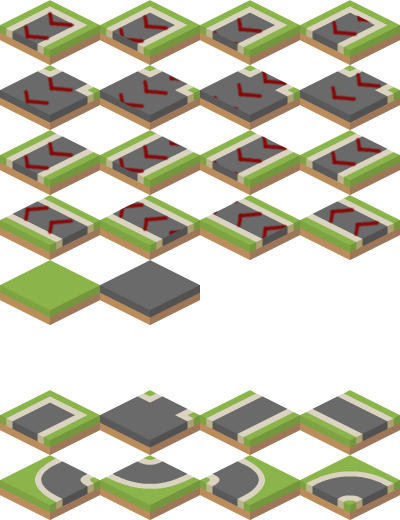
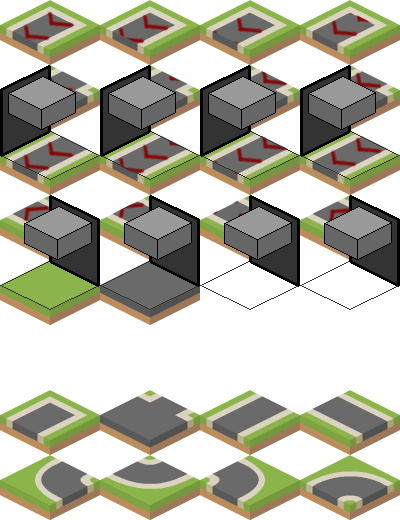
Before/after of a 400 x 520 layered artwork. What changed in the layer stack:
added layer "dispenser #1" above "suport" over [0, 76, 400, 310]
added layer "suport" above "boxes" over [0, 65, 400, 287]
